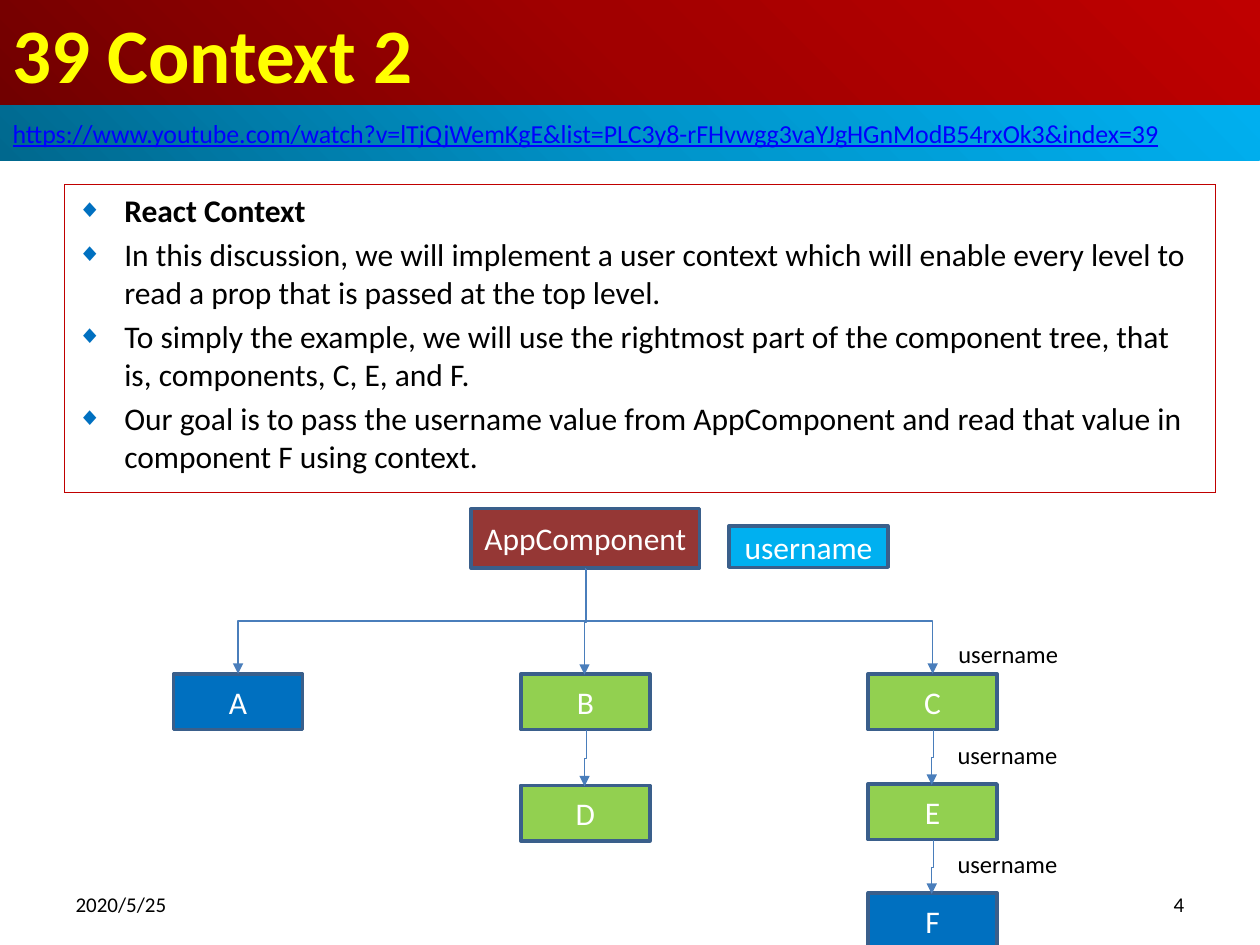
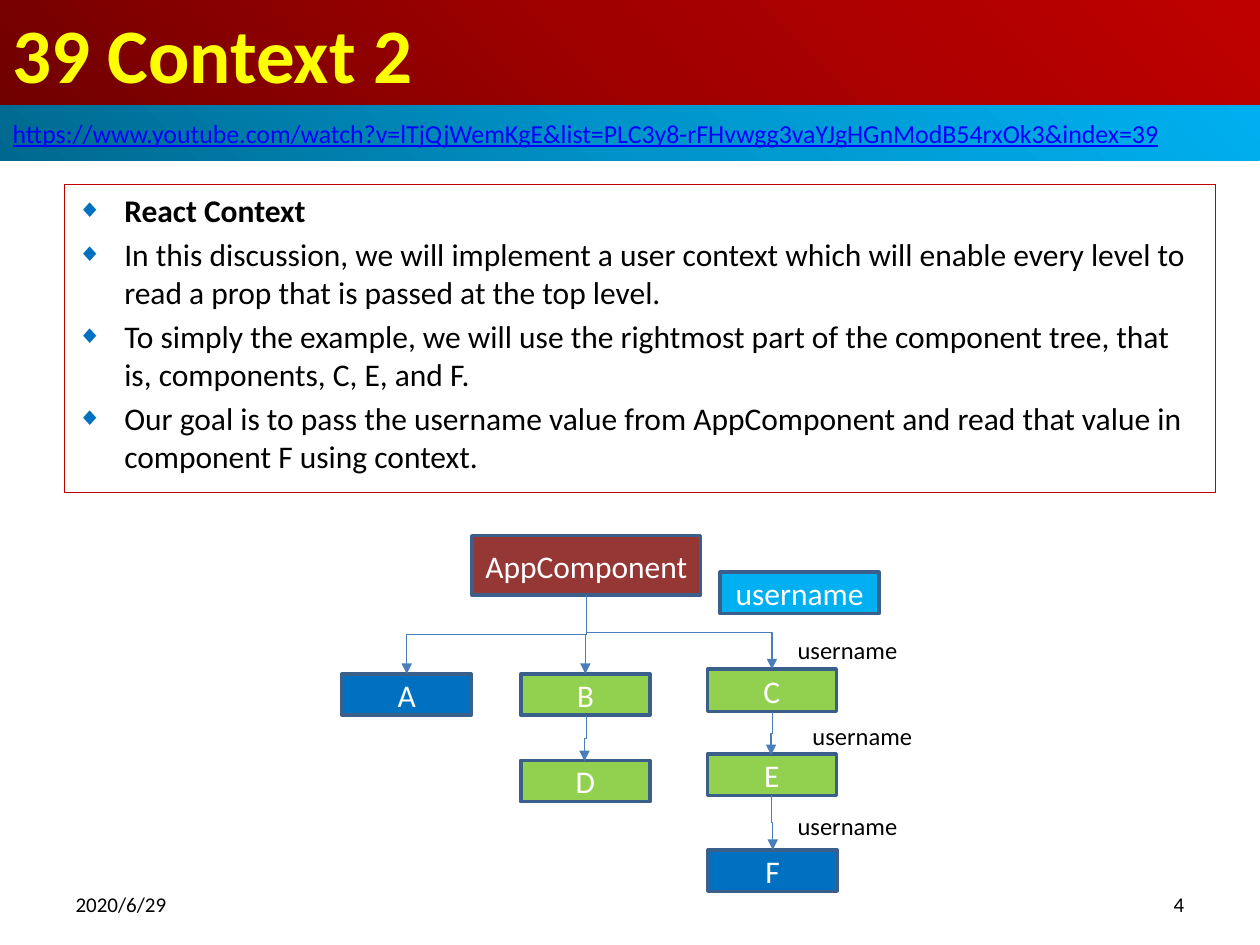
Before and after one commit to peterhchen/800-React-Hook, a slide deck: slide 4 of 39_Context2.pptx. Drawn at 1260x945 pixels with LibreOffice and Linux fonts; fonts in the diff are those of the drawing. Boxes give left, top, right and bottom in pixels: in the first picture for what was removed or moved away, otherwise in the second. Text is boxed around its words. In the diff, an @@ line names an element or a change of style, - is before the commit and + after.

```diff
--- a/39_Context2.pptx
+++ b/39_Context2.pptx
@@ rectangle "AppComponent": place and size @@
-rectangle "AppComponent" at <box>471,509,699,568</box>
+rectangle "AppComponent" at <box>472,536,701,595</box>
@@ elbow arrow moved from (586, 568) - (238, 674) to (586, 595) - (407, 674) @@
@@ elbow arrow moved from (586, 570) - (585, 674) to (586, 595) - (586, 674) @@
@@ elbow arrow moved from (586, 568) - (932, 674) to (586, 595) - (772, 669) @@
@@ rectangle "username": place and size @@
-rectangle "username" at <box>730,525,888,567</box>
+rectangle "username" at <box>721,572,879,614</box>
@@ text "username": place and size @@
-text "username" at <box>958,651,1058,664</box>
+text "username" at <box>798,647,898,659</box>
@@ rectangle "A": place and size @@
-rectangle "A" at <box>174,674,302,730</box>
+rectangle "A" at <box>343,674,471,716</box>
@@ rectangle "B": place and size @@
-rectangle "B" at <box>520,674,649,730</box>
+rectangle "B" at <box>520,674,649,716</box>
@@ rectangle "C": place and size @@
-rectangle "C" at <box>868,674,997,730</box>
+rectangle "C" at <box>707,669,835,712</box>
@@ elbow arrow moved from (586, 731) - (585, 786) to (586, 716) - (585, 761) @@
@@ elbow arrow moved from (934, 731) - (931, 785) to (772, 712) - (771, 755) @@
@@ text "username": place and size @@
-text "username" at <box>958,752,1058,764</box>
+text "username" at <box>812,733,912,746</box>
@@ rectangle "D": place and size @@
-rectangle "D" at <box>520,785,649,840</box>
+rectangle "D" at <box>520,760,649,801</box>
@@ rectangle "E": place and size @@
-rectangle "E" at <box>868,784,997,839</box>
+rectangle "E" at <box>707,755,835,796</box>
@@ elbow arrow moved from (934, 840) - (931, 893) to (772, 795) - (772, 850) @@
@@ text "username": place and size @@
-text "username" at <box>958,861,1058,873</box>
+text "username" at <box>798,823,898,835</box>
@@ rectangle "F": place and size @@
-rectangle "F" at <box>868,893,997,945</box>
+rectangle "F" at <box>708,850,837,892</box>
@@ text at <box>76,897,167,913</box>: text changed @@
-2020/5/25
+2020/6/29
```
Also in this commit, not shown: 21 other slides changed, 2 slides added.
